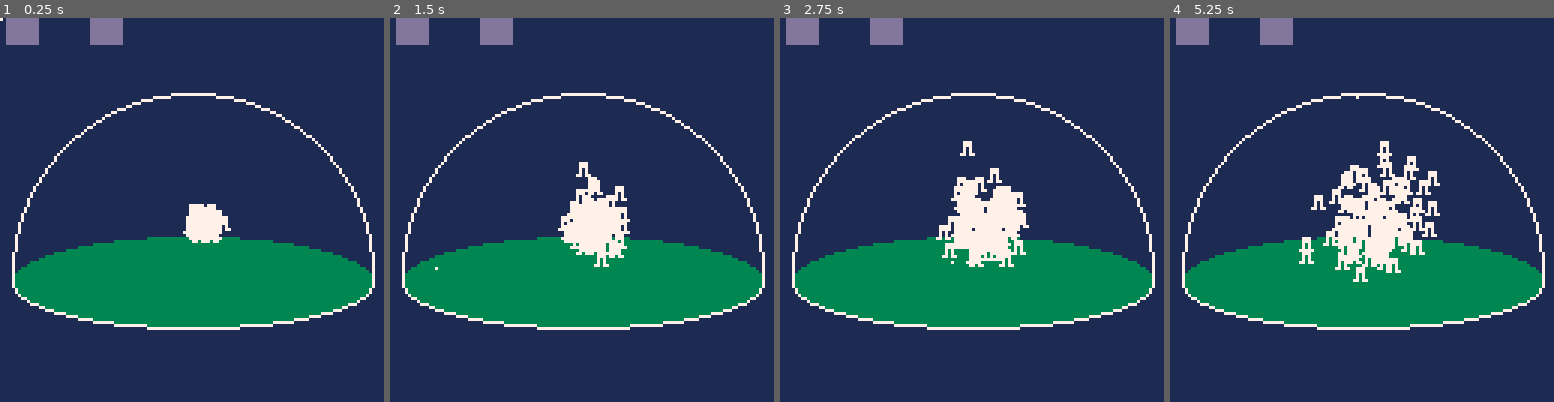
Above: before the commit, frames 1-4 (left to right).
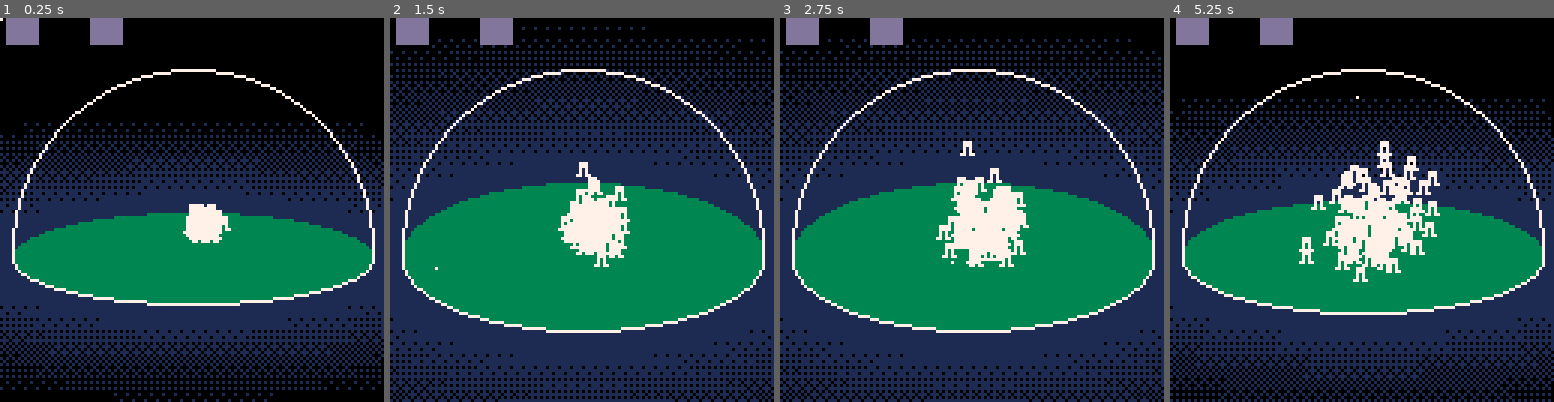
Above: after the commit, the same moments.

Repository: samuelhpratt/ggj2025
Game: PICO-8 cartridge game.p8
The game is run twice, just before and just after one commit, with the same random seed, the same clock (stepped at 60 frames per second) and the same inputs.
Inputs (mouse positions are in pixels of both pictures, inside the frame that each line leads up to):
- Up to frame 1 (0.25 s): no input
- Up to frame 2 (1.5 s): click (670, 121) at 0.67 s; click (436, 267) at 1.22 s
- Up to frame 3 (2.75 s): click (887, 114) at 1.77 s; click (952, 259) at 2.32 s
- Up to frame 4 (5.25 s): click (1404, 106) at 2.87 s; click (1465, 256) at 3.42 s; click (1231, 102) at 3.97 s; click (1292, 248) at 4.52 s; click (1354, 94) at 5.07 s

The runs differ from the first frame. In frame 1, 60% of the frame differs, in the area x 0-100%, y 0-100%; in frame 2, 36%; in frame 3, 36%; in frame 4, 50%.

Commit message:
Added tilt, placeholder ui sprites, background gradient

Diff:
--- a/dome.lua
+++ b/dome.lua
@@ -1,12 +1,43 @@
 domeRadius = 60
-domeY = 88
-domeAngle = 0.25 -- multiply y values by this when drawing :)
+domeY = 80
+domeAngle = 0.5 -- multiply y values by this when drawing :)
+
+shades={
+    0b0000000000000000,
+    0b1000000000000000,
+    0b1000000000100000,
+    0b1010000000100000,
+    0b1010000010100000,
+    0b1010010010100000,
+    0b1010010010100001,
+    0b1010010110100001,
+    0b1010010110100101,
+    0b1110010110100101,
+    0b1110010110110101,
+    0b1111010110110101,
+    0b1111010111110101,
+    0b1111110111110101,
+    0b1111110111110111,
+    0b1111111111110111
+   }
 
 function drawDome()
+    domeAngle = (mouseY / 128) * 0.25 + 0.25
+
+    -- draw background dither
+    local bgColor = 1
+    for i = 16, 1, -1 do
+        fillp(shades[i])
+        local y = 70 + 7 * i
+        local y1 = domeY - 1 - y * domeAngle
+        local y2 = domeY + 2 + y * domeAngle
+        ovalfill(64 - y, y1, 64 + y, y2, 1, bgColor)
+    end
+    fillp()
+    ovalfill(64 - domeRadius, domeY - domeRadius * domeAngle, 64 + domeRadius, domeY + domeRadius * domeAngle, 3)
+
     clip(0, 0, 128, domeY)
-    circ(64, domeY-3, domeRadius, 7)
-    clip()
-    ovalfill(64 - domeRadius, domeY - domeRadius * domeAngle, 64 + domeRadius, domeY + domeRadius * domeAngle, 3)
+    circ(64, domeY - 3, domeRadius, 7)
     clip(0, domeY - 1, 128, 128)
     oval(64 - domeRadius, domeY - domeRadius * domeAngle, 64 + domeRadius, domeY + domeRadius * domeAngle, 7)
     clip()
--- a/main.lua
+++ b/main.lua
@@ -2,7 +2,7 @@
 end
 
 function _draw()
-    cls(1)
+    cls(0)
     drawDome()
     drawPeople()
     drawObjects()
--- a/ui.lua
+++ b/ui.lua
@@ -1,4 +1,4 @@
-dialogue = {}
+dialogue = ""
 dialogueVisibleTimer = 0
 dialogueHeight = nil
 dialoguePosition = 0 -- 0 is offscreen, up to whatever height the text is
@@ -8,30 +8,30 @@
 buttons = {
     {
         x = 2, y = 0, w = 10, h = 8, onClick = function()
-            spawnObject(rnd(50) - 25, rnd(50) - 25, 50, "food")
+            local x, y = rnd(50) - 25, rnd(50) - 25
+            spawnObject(x, y, domeRadius - sqrt(x*x + y*y) / 2, "food")
         end
     },
     {
         x = 30, y = 0, w = 10, h = 8, onClick = function()
-            showNewDialogue("button 2 pressed!")
+            showNewDialogue("button 2 pressed!\nasdas")
         end
     }
 }
 
 function drawDialogue()
     rectfill(0, 128 - dialoguePosition, 128, 128, 6)
-    for i, line in ipairs(dialogue) do
-        print(line, 2, 130 - dialoguePosition + (i - 1) * lineHeight, 0)
-    end
+    print(dialogue, 2, 130 - dialoguePosition, 0)
 end
 
 function updateDialogue()
-    if #dialogue == 0 then
+    if dialogue == nil then
         return
     end
 
     if dialogueVisibleTimer > 0 then
-        if dialoguePosition < #dialogue * lineHeight + 3 then
+        local _, dialogueHeight = print(dialogue, 999, 0)
+        if dialoguePosition < dialogueHeight + 2 then
             dialoguePosition += 3
         else
             dialogueVisibleTimer -= 1
@@ -44,11 +44,8 @@
     end
 end
 
-function showNewDialogue(line1, line2)
-    dialogue = { line1 }
-    if line2 then
-        add(dialogue, line2)
-    end
+function showNewDialogue(text)
+    dialogue = text
     dialoguePosition = 0
     dialogueVisibleTimer = 40
 end
Not shown, changed: 40 lines of the sprite sheet (__gfx__) section of game.p8
